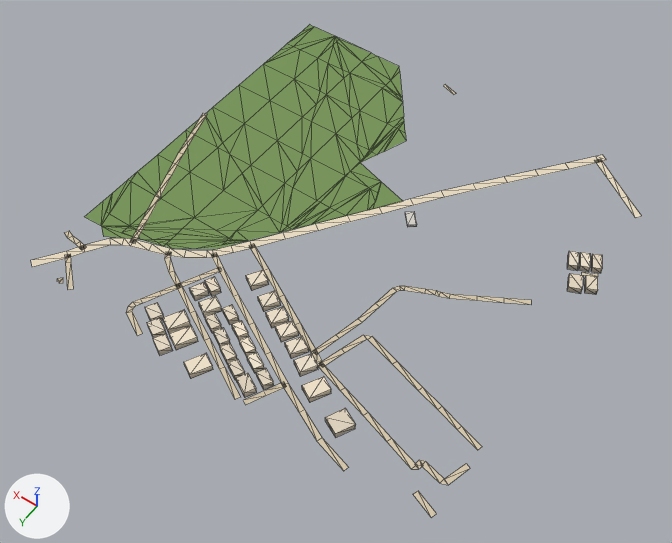
An edit to the glTF model public/assets/bengaluru-region-v1/tiles/t21_-30-l0.glb, drawn before and after from the same camera.
Before and after are seen from a 50 mm camera at (10375.0, -14185.0, 779.0) aimed at (10742.0, -14699.0, -29.0). Every picture has the same lights, and +X, +Y and +Z are marked at lower left. The first picture is the older version. Mesh edges are drawn as thin lines.

The first picture shows 'building', 'ground'.
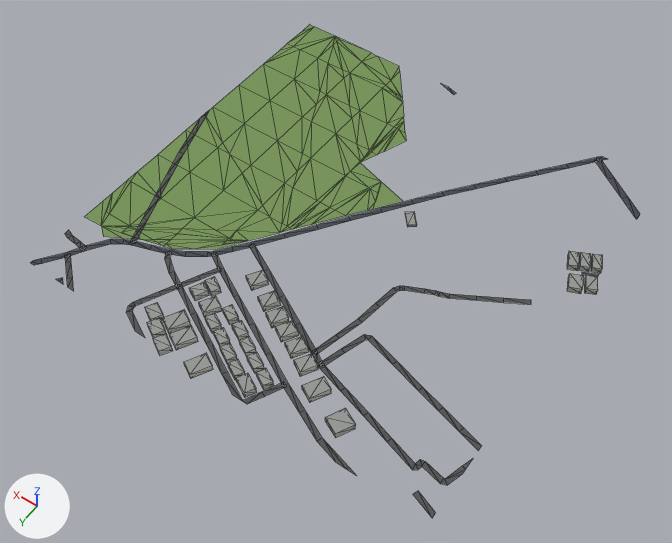
Diff of the bpy script that builds the scene:
```diff
--- a/public/assets/bengaluru-region-v1/tiles/t21_-30-l0.glb.py
+++ b/public/assets/bengaluru-region-v1/tiles/t21_-30-l0.glb.py
@@ me_building @@
-me_building.from_pydata(...)  # 264 vertices, 330 faces; spans x -9.0..357.0, y 141.0..509.0, z 0.0..8.0
+me_building.from_pydata(...)  # 264 vertices, 396 faces; spans x -9.0..357.0, y 141.0..509.0, z 0.0..8.0
+# me_building part 1: 330 kept faces spanning x -9.0..357.0, y 141.0..509.0, z 0.0..8.0 get new vertex colours
+# edits to the shape of me_building do not show in these pictures
 me_building.materials.append(mat_building)
@@ me_ground @@
 # verts and faces of me_ground; kept vertices keep their numbers, new ones are numbered from 397
-me_ground.from_pydata(...)  # 397 vertices, 448 faces; spans x -3.0..503.0, y -3.0..503.0, z 1.0
+me_ground.from_pydata(...)  # 410 vertices, 461 faces; spans x 0.0..500.0, y 0.0..500.0, z 1.0
+# me_ground part 2: the loose piece of 50 vertices spanning x 67.0..502.0, y -3.0..503.0, z 1.0 is rebuilt with 53 vertices and now spans x 66.0..500.0, y 0.0..500.0, z 1.0
+# me_ground part 3
+delete_vertices([*range(10, 14)])  # with the faces that use them
+verts[397] = (487.0, 246.0, 1.0)  # pixel (196, 132)
+verts[398] = (492.0, 248.0, 1.0)  # pixel (191, 131)
+verts[399] = (500.0, 224.0, 1.0)  # pixel (200, 117)
+verts[400] = (498.0, 211.0, 1.0)  # pixel (208, 112)
+verts[401] = (500.0, 212.0, 1.0)  # pixel (206, 112)
+verts[402] = (500.0, 205.0, 1.0)  # pixel (210, 109)
+faces += [(8, 9, 397), (8, 397, 398), (397, 399, 398), (397, 400, 399), (399, 400, 401), (400, 402, 401)]
+# me_ground part 4
+# 22 vertices are removed from x -1.0..501.0, y 401.0..503.0, z 1.0
+# 24 faces are deleted
+# 6 vertices in x 12.0..152.0, y 372.0..466.0, z 1.0 move by (-1.0, 0.0, 0.0)
+# 5 vertices in x 5.0..153.0, y 366.0..460.0, z 1.0 move by (1.0, 0.0, 0.0)
+# 12 vertices move from x -3.0..499.0, y 370.0..503.0, z 1.0 to x 0.0..500.0, y 369.0..500.0, z 1.0
+# 28 vertices are added at x 0.0..500.0, y 402.0..500.0, z 1.0
+# 30 new faces join them
+# me_ground part 5
+verts[20] = (0.0, 166.0, 1.0)  # moved, pixel (597, 276)
+verts[21] = (0.0, 162.0, 1.0)  # moved, pixel (599, 274)
+# me_ground part 6
+delete_vertices([267, 268])  # with the faces that use them
+verts[270] = (22.0, 42.0, 1.0)  # moved, pixel (628, 197)
+verts[269] = (27.0, 49.0, 1.0)  # moved, pixel (621, 198)
+verts[411] = (0.0, 68.0, 1.0)  # pixel (636, 219)
+verts[412] = (0.0, 67.0, 1.0)  # pixel (637, 218)
+verts[413] = (1.0, 67.0, 1.0)  # pixel (636, 219)
+verts[414] = (0.0, 58.0, 1.0)  # pixel (640, 214)
+faces += [(411, 412, 413), (412, 414, 413), (270, 413, 414), (269, 413, 270)]
+# me_ground part 7: 132 kept faces spanning x 0.0..500.0, y 0.0..500.0, z 1.0 get new vertex colours; the middle colour goes from beige #d7c9ae to dark grey #535556
+# other edits to the shape of me_ground do not show in these pictures
 me_ground.materials.append(mat_ground)
```

Boxes (x1, y1, x2, y2) around the edits, measured in the pictures (672 x 543 px; the box of a moved part takes in the faces that stretch with it):
'ground', reshaped
    before: (31, 25, 641, 517)
    after: (31, 25, 640, 518)
part 1 of me_building, recoloured
    both: (145, 211, 602, 437)
part 2 of me_ground, rebuilt
    before: (31, 155, 607, 267)
    after: (31, 156, 607, 265)
part 3 of me_ground, moved or reshaped
    before: (179, 113, 207, 154)
    after: (179, 110, 210, 154)
part 4 of me_ground, moved or reshaped
    before: (57, 231, 482, 517)
    after: (56, 230, 481, 518)
part 5 of me_ground, moved or reshaped
    before: (582, 272, 598, 277)
    after: (582, 272, 599, 277)
part 6 of me_ground, reshaped
    before: (608, 177, 641, 218)
    after: (608, 178, 640, 219)
part 7 of me_ground, recoloured
    both: (65, 85, 627, 517)
